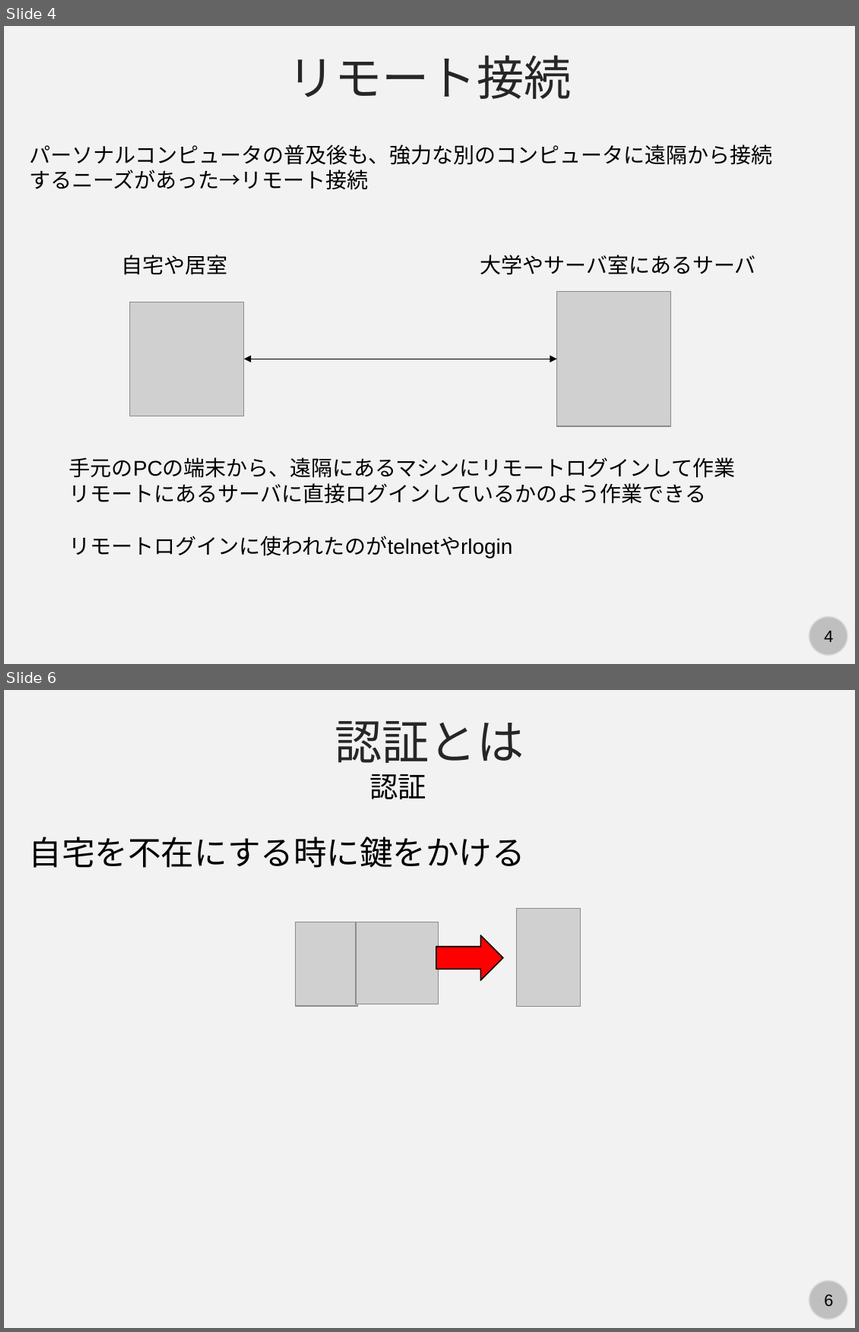
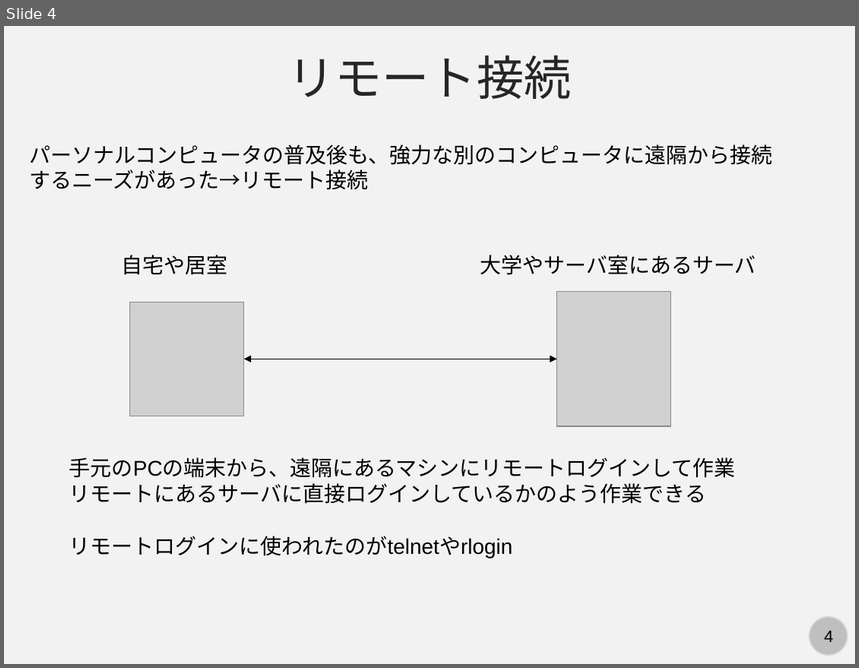
Before and after one commit to kaityo256/lab_startup, a slide deck: ssh/ssh.pptx. Shown one above the other, each under a label of ours: slides 4 and 6 before the commit, slide 4 after it; the slides between them are not shown. The pictures are 859x1332 and 859x668 pixels, drawn with LibreOffice and Linux fonts; fonts in the diff are those of the drawing; grey boxes stand for pictures. Boxes give left, top, right and bottom in pixels: in the first picture for what was removed or moved away, otherwise in the second. Text is boxed around its words. In the diff, an @@ line names an element or a change of style, - is before the commit and + after.

```diff
--- a/ssh/ssh.pptx
+++ b/ssh/ssh.pptx
@@ slide 6 removed at bbox=[4, 690, 855, 1328], background #F2F2F2; not listed: 2 template elements that a slide beside it also shows @@
@@ text removed at bbox=[335, 721, 525, 763] @@
-認証とは
@@ text removed at bbox=[370, 774, 427, 799] @@
-認証
@@ text removed at bbox=[29, 837, 525, 868] @@
-自宅を不在にする時に鍵をかける
@@ picture removed at bbox=[516, 909, 580, 1007] @@
@@ picture removed at bbox=[296, 923, 358, 1007] @@
@@ picture removed at bbox=[356, 923, 438, 1005] @@
@@ right arrow removed at bbox=[436, 935, 503, 980] @@
```
Also in this commit, not shown: 1 slide changed, 2 slides added, 6 other slides removed.
